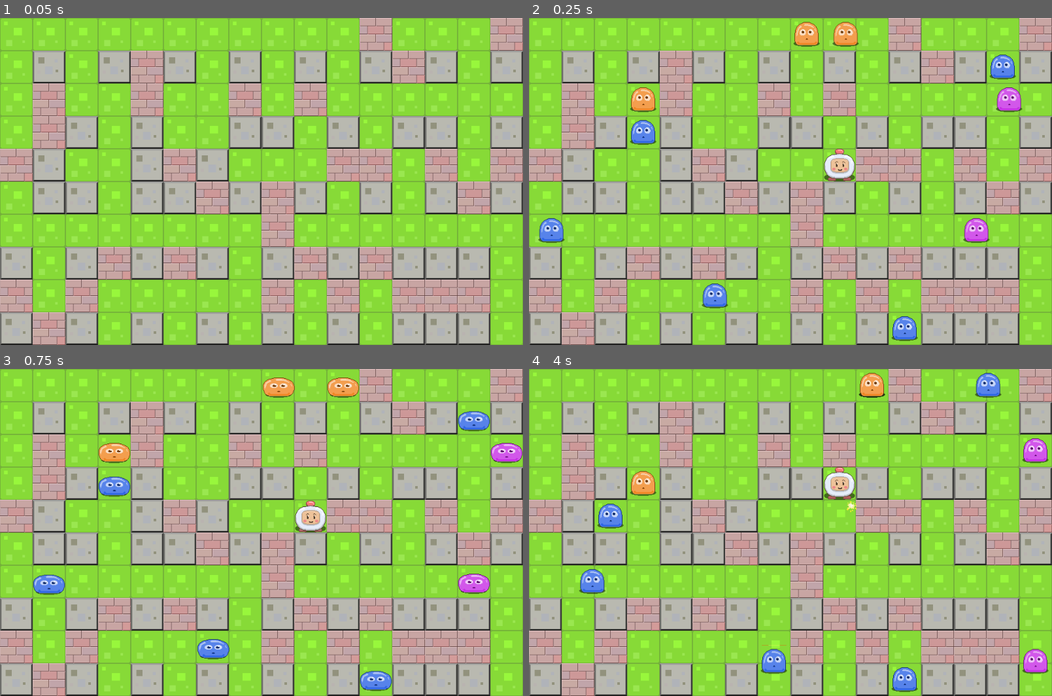
Above: before the commit, frames 1-4 (two rows, left to right).
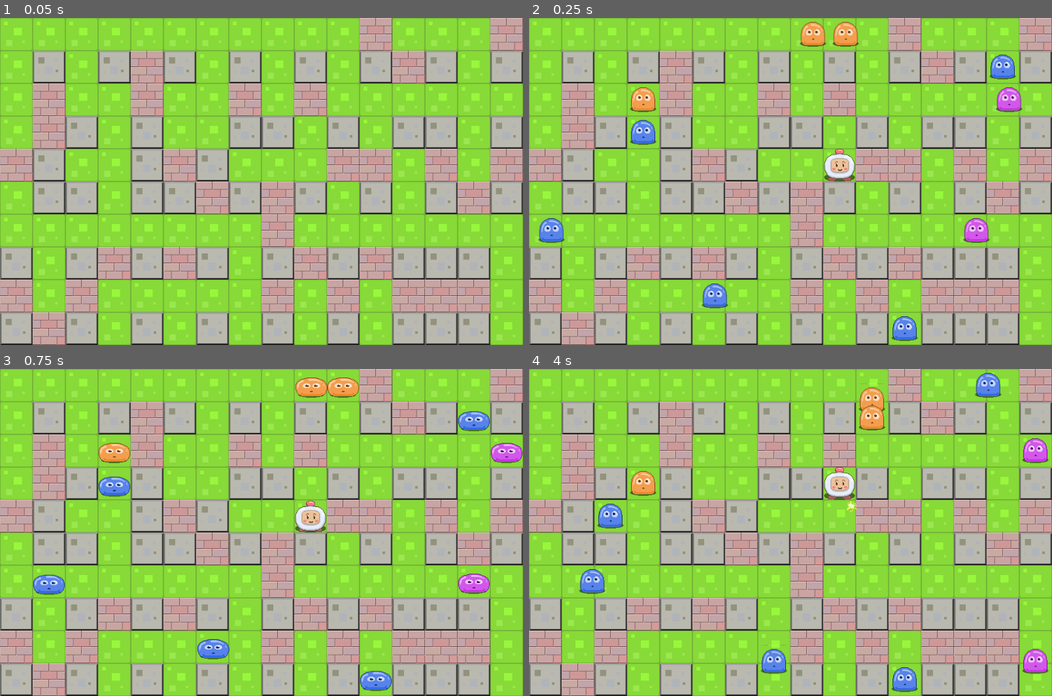
Above: after the commit, the same moments.

Repository: toavinathefirst-lang/bomberman-
Game: Godot game, scene res://map/map0.tscn
The game is run twice, just before and just after one commit, with the same random seed, the same clock (stepped at 60 frames per second) and the same inputs.
Inputs:
- Up to frame 1 (0.05 s): no input
- Up to frame 2 (0.25 s): no input
- Up to frame 3 (0.75 s): tap Enter (ui_accept) at 0.5 s; hold Right (ui_right) from 0.53 s (still down)
- Up to frame 4 (4 s): tap Enter (ui_accept) at 0.77, 1.52, 3.02, 3.77 s; release Right (ui_right) at 1.28 s; hold Down (ui_down) 1.28-2.03 s; hold Right (ui_right) 2.03-2.78 s; hold Up (ui_up) 2.78-3.53 s; hold Left (ui_left) from 3.53 s (still down)

Frame 1 is identical in both runs. In frame 2, 0.3% of the frame differs, in the area x 50-57%, y 1-9%; in frame 3, 0.6%; in frame 4, 0.7%, in the area x 63-69%, y 1-19%.

Commit message:
explosion tue l ennemi et layer mask placé

Diff:
--- a/map/map0.tscn
+++ b/map/map0.tscn
@@ -115,6 +115,27 @@
 } ]
 4/z_index = 0
 
+[sub_resource type="ConvexPolygonShape2D" id=11]
+points = PoolVector2Array( 0, 0, 64, 0, 64, 64, 0, 64 )
+
+[sub_resource type="ConvexPolygonShape2D" id=12]
+points = PoolVector2Array( 0, 0, 64, 0, 64, 64, 0, 64 )
+
+[sub_resource type="ConvexPolygonShape2D" id=13]
+points = PoolVector2Array( 0, 0, 64, 0, 64, 64, 0, 64 )
+
+[sub_resource type="ConvexPolygonShape2D" id=14]
+points = PoolVector2Array( 0, 0, 64, 0, 64, 64, 0, 64 )
+
+[sub_resource type="ConvexPolygonShape2D" id=15]
+points = PoolVector2Array( 0, 0, 64, 0, 64, 64, 0, 64 )
+
+[sub_resource type="ConvexPolygonShape2D" id=16]
+points = PoolVector2Array( 0, 0, 64, 0, 64, 64, 0, 64 )
+
+[sub_resource type="ConvexPolygonShape2D" id=17]
+points = PoolVector2Array( 0, 0, 64, 0, 64, 64, 0, 64 )
+
 [sub_resource type="TileSet" id=5]
 0/name = "spritesheet.png 0"
 0/texture = ExtResource( 1 )
@@ -126,9 +147,16 @@
 0/navigation_offset = Vector2( 0, 0 )
 0/shape_offset = Vector2( 0, 0 )
 0/shape_transform = Transform2D( 1, 0, 0, 1, 0, 0 )
+0/shape = SubResource( 11 )
 0/shape_one_way = false
-0/shape_one_way_margin = 0.0
-0/shapes = [  ]
+0/shape_one_way_margin = 1.0
+0/shapes = [ {
+"autotile_coord": Vector2( 0, 0 ),
+"one_way": false,
+"one_way_margin": 1.0,
+"shape": SubResource( 11 ),
+"shape_transform": Transform2D( 1, 0, 0, 1, 0, 0 )
+} ]
 0/z_index = 0
 1/name = "spritesheet.png 1"
 1/texture = ExtResource( 1 )
@@ -140,9 +168,16 @@
 1/navigation_offset = Vector2( 0, 0 )
 1/shape_offset = Vector2( 0, 0 )
 1/shape_transform = Transform2D( 1, 0, 0, 1, 0, 0 )
+1/shape = SubResource( 12 )
 1/shape_one_way = false
-1/shape_one_way_margin = 0.0
-1/shapes = [  ]
+1/shape_one_way_margin = 1.0
+1/shapes = [ {
+"autotile_coord": Vector2( 0, 0 ),
+"one_way": false,
+"one_way_margin": 1.0,
+"shape": SubResource( 12 ),
+"shape_transform": Transform2D( 1, 0, 0, 1, 0, 0 )
+} ]
 1/z_index = 0
 2/name = "spritesheet.png 2"
 2/texture = ExtResource( 1 )
@@ -154,9 +189,16 @@
 2/navigation_offset = Vector2( 0, 0 )
 2/shape_offset = Vector2( 0, 0 )
 2/shape_transform = Transform2D( 1, 0, 0, 1, 0, 0 )
+2/shape = SubResource( 13 )
 2/shape_one_way = false
-2/shape_one_way_margin = 0.0
-2/shapes = [  ]
+2/shape_one_way_margin = 1.0
+2/shapes = [ {
+"autotile_coord": Vector2( 0, 0 ),
+"one_way": false,
+"one_way_margin": 1.0,
+"shape": SubResource( 13 ),
+"shape_transform": Transform2D( 1, 0, 0, 1, 0, 0 )
+} ]
 2/z_index = 0
 3/name = "spritesheet.png 3"
 3/texture = ExtResource( 1 )
@@ -168,9 +210,16 @@
 3/navigation_offset = Vector2( 0, 0 )
 3/shape_offset = Vector2( 0, 0 )
 3/shape_transform = Transform2D( 1, 0, 0, 1, 0, 0 )
+3/shape = SubResource( 14 )
 3/shape_one_way = false
-3/shape_one_way_margin = 0.0
-3/shapes = [  ]
+3/shape_one_way_margin = 1.0
+3/shapes = [ {
+"autotile_coord": Vector2( 0, 0 ),
+"one_way": false,
+"one_way_margin": 1.0,
+"shape": SubResource( 14 ),
+"shape_transform": Transform2D( 1, 0, 0, 1, 0, 0 )
+} ]
 3/z_index = 0
 4/name = "spritesheet.png 4"
 4/texture = ExtResource( 1 )
@@ -182,9 +231,16 @@
 4/navigation_offset = Vector2( 0, 0 )
 4/shape_offset = Vector2( 0, 0 )
 4/shape_transform = Transform2D( 1, 0, 0, 1, 0, 0 )
+4/shape = SubResource( 15 )
 4/shape_one_way = false
-4/shape_one_way_margin = 0.0
-4/shapes = [  ]
+4/shape_one_way_margin = 1.0
+4/shapes = [ {
+"autotile_coord": Vector2( 0, 0 ),
+"one_way": false,
+"one_way_margin": 1.0,
+"shape": SubResource( 15 ),
+"shape_transform": Transform2D( 1, 0, 0, 1, 0, 0 )
+} ]
 4/z_index = 0
 5/name = "spritesheet.png 5"
 5/texture = ExtResource( 1 )
@@ -196,9 +252,16 @@
 5/navigation_offset = Vector2( 0, 0 )
 5/shape_offset = Vector2( 0, 0 )
 5/shape_transform = Transform2D( 1, 0, 0, 1, 0, 0 )
+5/shape = SubResource( 16 )
 5/shape_one_way = false
-5/shape_one_way_margin = 0.0
-5/shapes = [  ]
+5/shape_one_way_margin = 1.0
+5/shapes = [ {
+"autotile_coord": Vector2( 0, 0 ),
+"one_way": false,
+"one_way_margin": 1.0,
+"shape": SubResource( 16 ),
+"shape_transform": Transform2D( 1, 0, 0, 1, 0, 0 )
+} ]
 5/z_index = 0
 6/name = "spritesheet.png 6"
 6/texture = ExtResource( 1 )
@@ -210,9 +273,16 @@
 6/navigation_offset = Vector2( 0, 0 )
 6/shape_offset = Vector2( 0, 0 )
 6/shape_transform = Transform2D( 1, 0, 0, 1, 0, 0 )
+6/shape = SubResource( 17 )
 6/shape_one_way = false
-6/shape_one_way_margin = 0.0
-6/shapes = [  ]
+6/shape_one_way_margin = 1.0
+6/shapes = [ {
+"autotile_coord": Vector2( 0, 0 ),
+"one_way": false,
+"one_way_margin": 1.0,
+"shape": SubResource( 17 ),
+"shape_transform": Transform2D( 1, 0, 0, 1, 0, 0 )
+} ]
 6/z_index = 0
 
 [node name="map0" type="Node2D"]
@@ -221,9 +291,20 @@
 
 [node name="fond" type="TileMap" parent="."]
 tile_set = SubResource( 10 )
+collision_layer = 2
+collision_mask = 0
 format = 1
 tile_data = PoolIntArray( -1, 0, 0, -65536, 0, 0, -65535, 0, 0, -65534, 0, 0, -65533, 0, 0, -65532, 0, 0, -65531, 0, 0, …(2831 unchanged characters)…
 
 [node name="explosion" type="TileMap" parent="."]
 tile_set = SubResource( 5 )
+collision_use_kinematic = true
+collision_layer = 8
+collision_mask = 0
 format = 1
+
+[node name="ColorRect" type="ColorRect" parent="."]
+margin_left = -200.0
+margin_top = 77.0
+margin_right = -135.0
+margin_bottom = 141.0
--- a/prefab/bombe.tscn
+++ b/prefab/bombe.tscn
@@ -66,6 +66,8 @@
 color_ramp = SubResource( 8 )
 
 [node name="bombe" type="RigidBody2D"]
+collision_layer = 16
+collision_mask = 0
 mode = 3
 script = ExtResource( 2 )
 
--- a/prefab/enemy.tscn
+++ b/prefab/enemy.tscn
@@ -85,6 +85,8 @@
 }
 
 [node name="enemy" type="KinematicBody2D"]
+collision_layer = 4
+collision_mask = 0
 script = ExtResource( 2 )
 
 [node name="player_spr" type="Sprite" parent="."]
@@ -100,21 +102,33 @@
 
 [node name="RayDown" type="RayCast2D" parent="."]
 enabled = true
+collision_mask = 18
 
 [node name="RayUp" type="RayCast2D" parent="."]
 enabled = true
 cast_to = Vector2( 0, -50 )
+collision_mask = 18
 
 [node name="RayLeft" type="RayCast2D" parent="."]
 enabled = true
 cast_to = Vector2( -50, 0 )
+collision_mask = 18
 
 [node name="RayRight" type="RayCast2D" parent="."]
 enabled = true
 cast_to = Vector2( 50, 0 )
+collision_mask = 18
 
 [node name="animator" type="AnimationPlayer" parent="."]
 anims/RESET = SubResource( 2 )
 anims/blue = SubResource( 5 )
 anims/orange = SubResource( 6 )
 anims/purple = SubResource( 4 )
+
+[node name="hitbox" type="Area2D" parent="."]
+collision_mask = 8
+
+[node name="CollisionShape2D2" type="CollisionShape2D" parent="hitbox"]
+shape = SubResource( 1 )
+
+[connection signal="body_entered" from="hitbox" to="." method="_on_hitbox_body_entered"]
--- a/prefab/player.tscn
+++ b/prefab/player.tscn
@@ -2,9 +2,6 @@
 
 [ext_resource path="res://script/player.gd" type="Script" id=1]
 [ext_resource path="res://sprite/spritesheet.png" type="Texture" id=2]
-
-[sub_resource type="RectangleShape2D" id=1]
-extents = Vector2( 34, 34 )
 
 [sub_resource type="Animation" id=2]
 length = 0.001
@@ -118,7 +115,11 @@
 "values": [ 18, 19 ]
 }
 
+[sub_resource type="RectangleShape2D" id=1]
+extents = Vector2( 34, 34 )
+
 [node name="player" type="KinematicBody2D"]
+collision_mask = 0
 script = ExtResource( 1 )
 
 [node name="player_spr" type="Sprite" parent="."]
@@ -127,25 +128,26 @@
 vframes = 8
 frame = 16
 
-[node name="CollisionShape2D" type="CollisionShape2D" parent="."]
-shape = SubResource( 1 )
-
 [node name="tw" type="Tween" parent="."]
 
 [node name="RayDown" type="RayCast2D" parent="."]
 enabled = true
+collision_mask = 18
 
 [node name="RayUp" type="RayCast2D" parent="."]
 enabled = true
 cast_to = Vector2( 0, -50 )
+collision_mask = 18
 
 [node name="RayLeft" type="RayCast2D" parent="."]
 enabled = true
 cast_to = Vector2( -50, 0 )
+collision_mask = 18
 
 [node name="RayRight" type="RayCast2D" parent="."]
 enabled = true
 cast_to = Vector2( 50, 0 )
+collision_mask = 18
 
 [node name="animator" type="AnimationPlayer" parent="."]
 anims/RESET = SubResource( 2 )
@@ -154,3 +156,12 @@
 anims/left = SubResource( 6 )
 anims/right = SubResource( 4 )
 anims/up = SubResource( 5 )
+
+[node name="hitbox" type="Area2D" parent="."]
+collision_layer = 0
+collision_mask = 12
+
+[node name="CollisionShape2D" type="CollisionShape2D" parent="hitbox"]
+shape = SubResource( 1 )
+
+[connection signal="body_entered" from="hitbox" to="." method="_on_hitbox_body_entered"]
--- a/project.godot
+++ b/project.godot
@@ -22,6 +22,14 @@
 
 common/drop_mouse_on_gui_input_disabled=true
 
+[layer_names]
+
+2d_physics/layer_1="player"
+2d_physics/layer_2="walls"
+2d_physics/layer_3="enemys"
+2d_physics/layer_4="explo"
+2d_physics/layer_5="bomb"
+
 [mono]
 
 project/assembly_name="Bomberman"
--- a/script/enemy.gd
+++ b/script/enemy.gd
@@ -46,3 +46,10 @@
 func monRandom(number:int)->int:
 	return randi()%number
 	pass
+
+
+
+
+func _on_hitbox_body_entered(body):
+	queue_free()
+	pass # Replace with function body.
--- a/script/player.gd
+++ b/script/player.gd
@@ -51,3 +51,8 @@
 		tw.start()
 		yield(tw,"tween_completed")
 		canMove =  true
+
+
+func _on_hitbox_body_entered(body):
+	print("HIT: "+str(body.name))
+	pass # Replace with function body.
Not shown: 1 places in map/map0.tscn that only renumber resources
